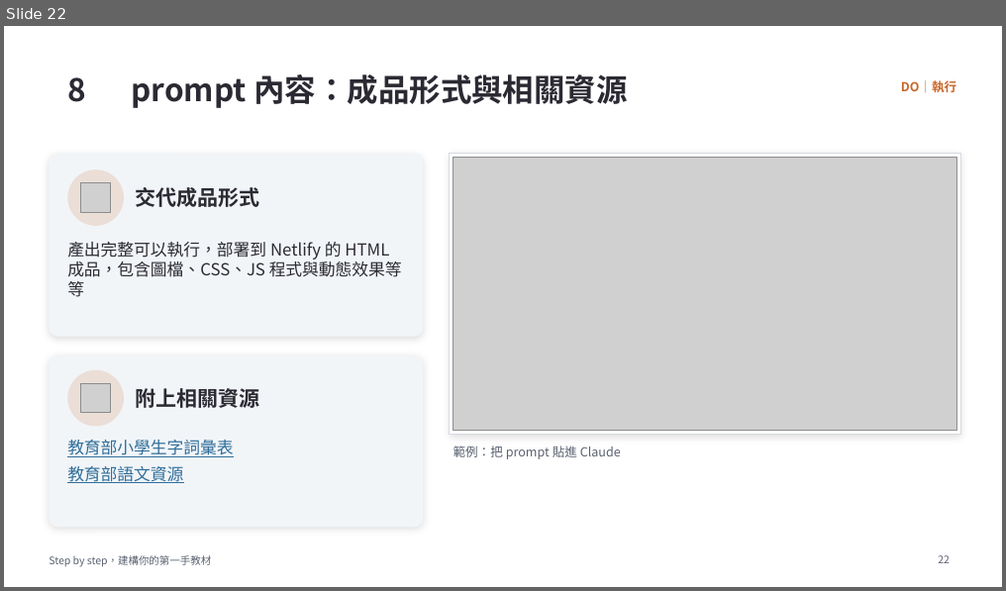
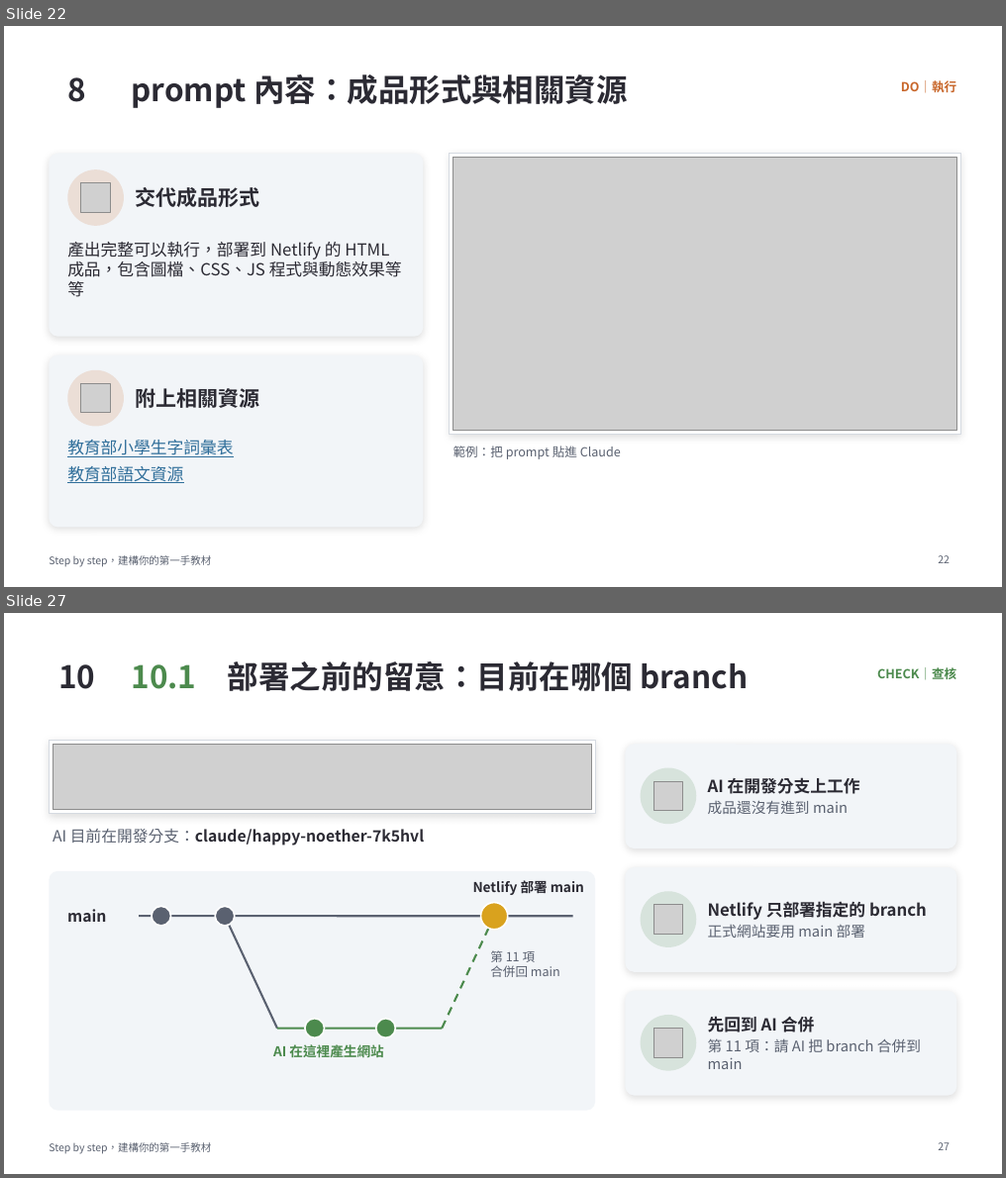
Before and after one commit to MattAtAIEra/NTTU2026-step-by-step, a slide deck: doc/Step-by-Step_建構你的第一手教材_PDCA.pptx. Shown one above the other, each under a label of ours: slide 22 before the commit, slides 22 and 27 after it; the slides between them are not shown. The pictures are 1006x591 and 1006x1178 pixels, drawn with LibreOffice and Linux fonts; fonts in the diff are those of the drawing; grey boxes stand for pictures; background and template pictures are left out. Boxes give left, top, right and bottom in pixels: in the first picture for what was removed or moved away, otherwise in the second. Text is boxed around its words. In the diff, an @@ line names an element or a change of style, - is before the commit and + after.

```diff
--- a/doc/Step-by-Step_建構你的第一手教材_PDCA.pptx
+++ b/doc/Step-by-Step_建構你的第一手教材_PDCA.pptx
@@ slide 27 added at <box>4,613,1002,1174</box>, background #FFFFFF; not listed: 1 template element that a slide beside it also shows @@
@@ text added at <box>58,664,95,689</box>, 30 pt, text #2B2A33, bold @@
+10
@@ title added at <box>132,662,748,691</box>, 30 pt, text #2B2A33, bold @@
+10.1 部署之前的留意：目前在哪個 branch
@@ text added at <box>877,667,956,680</box>, 12 pt, text #4C8A4D, bold @@
+CHECK｜查核
@@ rectangle added at <box>49,741,595,814</box>, fill #FFFFFF, outline #D5DAE1 0.75 pt @@
@@ picture added at <box>53,744,592,810</box> @@
@@ rounded rectangle added at <box>626,744,957,849</box>, fill #F2F5F8 @@
@@ ellipse added at <box>641,768,696,824</box>, fill #4C8A4D at 16% opacity @@
@@ picture added at <box>653,781,683,811</box> @@
@@ text added at <box>708,777,860,814</box>, 14 pt, text #5A6170 @@
+AI 在開發分支上工作
+成品還沒有進到 main
@@ text added at <box>53,829,424,846</box>, 15 pt, text #2B2A33, bold @@
+AI 目前在開發分支：claude/happy-noether-7k5hvl
@@ rounded rectangle added at <box>49,871,595,1111</box>, fill #F2F5F8 @@
@@ text added at <box>473,878,584,896</box>, 13 pt, text #2B2A33, bold @@
+Netlify 部署 main
@@ rounded rectangle added at <box>626,867,957,972</box>, fill #F2F5F8 @@
@@ text added at <box>67,909,106,922</box>, 15 pt, text #2B2A33, bold @@
+main
@@ ellipse added at <box>152,906,171,926</box>, fill #5A6170, outline #FFFFFF 1.5 pt @@
@@ ellipse added at <box>215,906,235,926</box>, fill #5A6170, outline #FFFFFF 1.5 pt @@
@@ ellipse added at <box>481,903,508,930</box>, fill #D9A21E, outline #FFFFFF 1.5 pt @@
@@ ellipse added at <box>641,891,696,948</box>, fill #4C8A4D at 16% opacity @@
@@ picture added at <box>653,905,683,934</box> @@
@@ text added at <box>708,901,927,938</box>, 16 pt, text #2B2A33, bold @@
+Netlify 只部署指定的 branch
+正式網站要用 main 部署
@@ line added from (139, 916) to (573, 916), #5A6170 2 pt @@
@@ line added from (225, 916) to (277, 1029), #5A6170 2 pt @@
@@ arrow added from (442, 1029) to (494, 916), #4C8A4D 2 pt dashed @@
@@ text added at <box>490,951,560,977</box>, 12 pt, text #5A6170 @@
+第 11 項
+合併回 main
@@ rounded rectangle added at <box>626,991,957,1096</box>, fill #F2F5F8 @@
@@ ellipse added at <box>305,1019,325,1039</box>, fill #4C8A4D, outline #FFFFFF 1.5 pt @@
@@ ellipse added at <box>376,1019,395,1039</box>, fill #4C8A4D, outline #FFFFFF 1.5 pt @@
@@ ellipse added at <box>641,1015,696,1071</box>, fill #4C8A4D at 16% opacity @@
@@ text added at <box>708,1017,921,1069</box>, 14 pt, text #5A6170 @@
+先回到 AI 合併
+第 11 項：請 AI 把 branch 合併到 main
@@ text added at <box>273,1045,383,1058</box>, 13 pt, text #4C8A4D, bold @@
+AI 在這裡產生網站
@@ line added from (277, 1029) to (442, 1029), #4C8A4D 2 pt @@
@@ picture added at <box>653,1029,683,1058</box> @@
@@ page number added at <box>938,1143,949,1151</box>, 10 pt, text #5A6170 @@
+27
```
Also in this commit, not shown: 8 slides changed, 7 other slides added, 2 slides removed.
